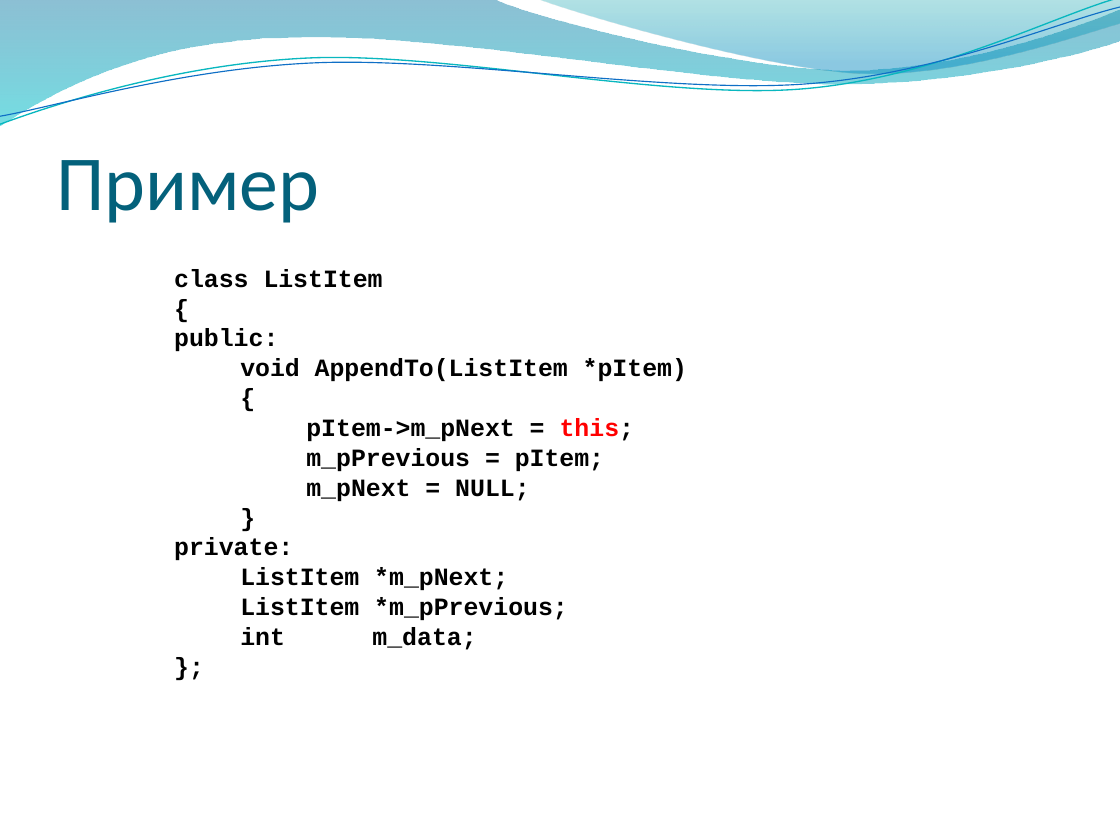
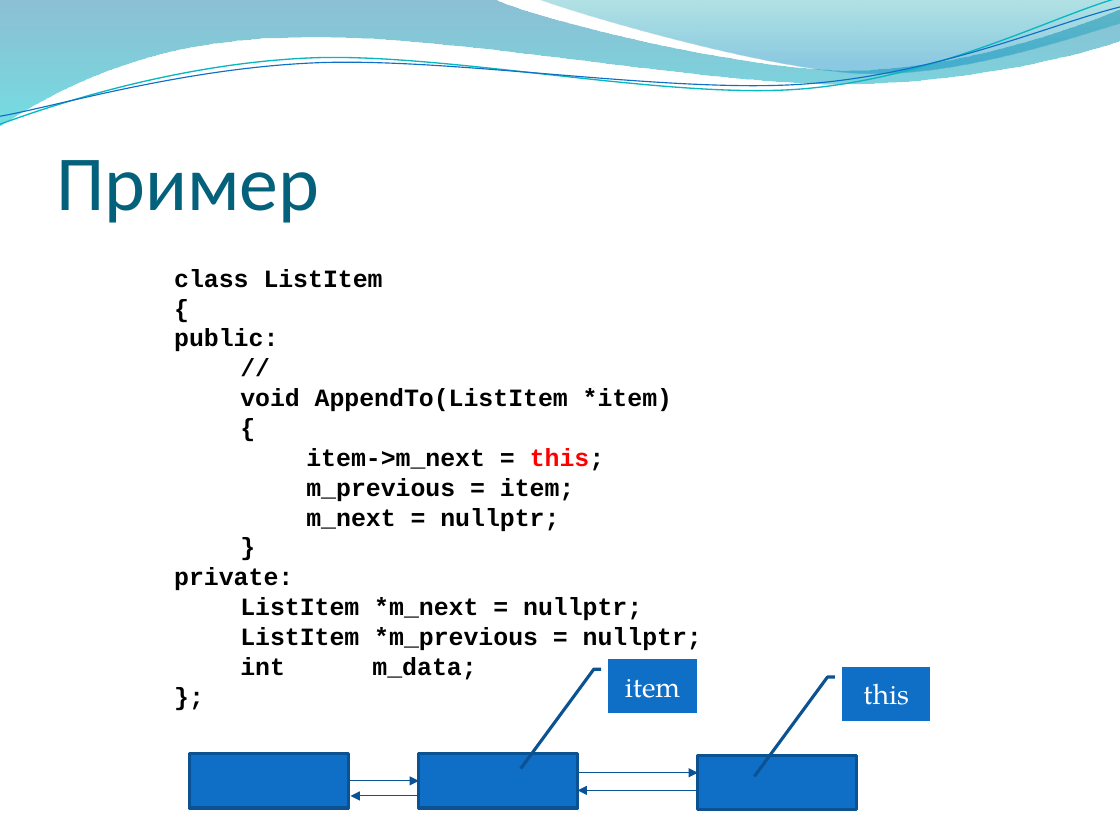
Before and after one commit to alexey-malov/oop, a slide deck: slide 35 of lectures/02/Основы ООП.pptx (slide 34 before the commit). Drawn at 1120x840 pixels with LibreOffice and Linux fonts; fonts in the diff are those of the drawing; background and template pictures are left out. Boxes give left, top, right and bottom in pixels: in the first picture for what was removed or moved away, otherwise in the second. Text is boxed around its words. In the diff, an @@ line names an element or a change of style, - is before the commit and + after.

```diff
--- a/lectures/02/Основы ООП.pptx
+++ b/lectures/02/Основы ООП.pptx
@@ text at (240, 388, 672, 411): text changed @@
-void AppendTo(ListItem *pItem)
+//
+void AppendTo(ListItem *item)
@@ text at (306, 448, 604, 531): text changed @@
-pItem->m_pNext = this;
-m_pPrevious = pItem;
-m_pNext = NULL;
+item->m_next = this;
+m_previous = item;
+m_next = nullptr;
@@ text at (240, 597, 702, 650): text changed @@
-ListItem *m_pNext;
-ListItem *m_pPrevious;
+ListItem *m_next = nullptr;
+ListItem *m_previous = nullptr;
@@ callout added at (608, 660, 697, 713), fill #0F6FC6, outline #0B5292 2 pt, 18 pt, text #FFFFFF @@
+item
@@ callout added at (842, 666, 931, 720), fill #0F6FC6, outline #0B5292 2 pt, 18 pt, text #FFFFFF @@
+this
@@ rectangle added at (189, 754, 348, 808), fill #0F6FC6, outline #0B5292 2 pt @@
@@ rectangle added at (419, 754, 578, 808), fill #0F6FC6, outline #0B5292 2 pt @@
@@ arrow added from (578, 773) to (698, 773), #095295 0.75 pt @@
@@ rectangle added at (698, 755, 857, 809), fill #0F6FC6, outline #0B5292 2 pt @@
@@ arrow added from (348, 781) to (419, 781), #095295 0.75 pt @@
@@ arrow added from (419, 796) to (351, 796), #095295 0.75 pt @@
@@ arrow added from (698, 791) to (578, 791), #095295 0.75 pt @@
```
Also in this commit, not shown: 8 other slides changed, 1 slide added, 1 other file.
